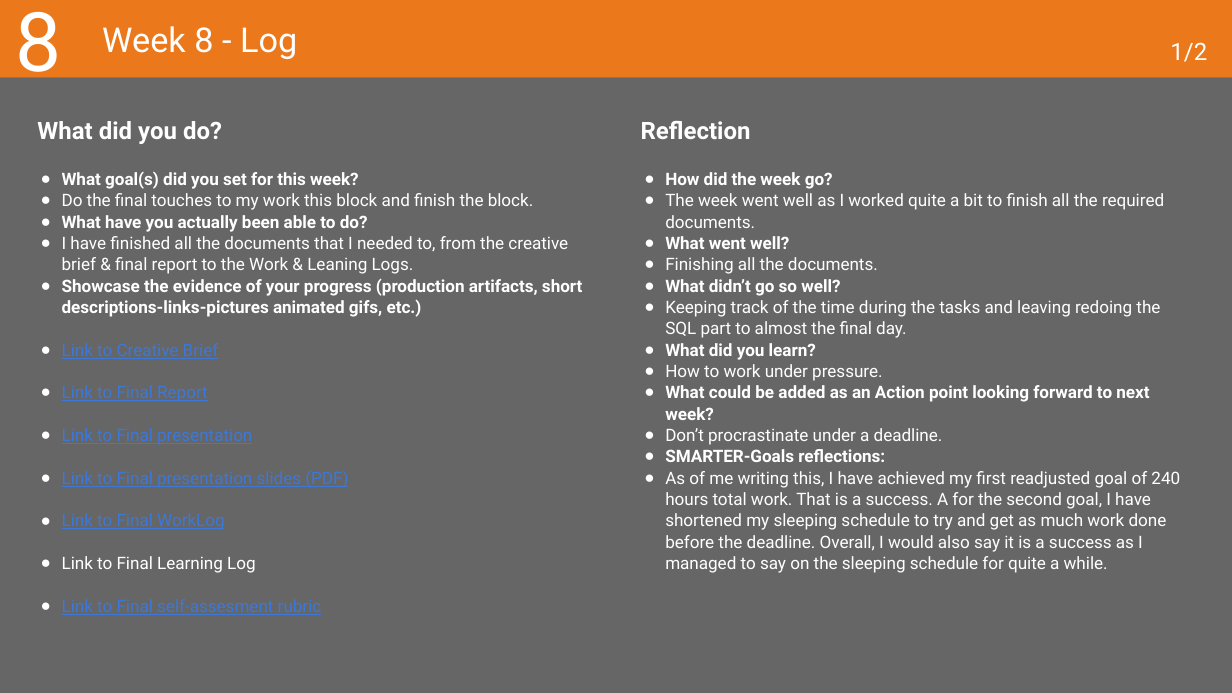
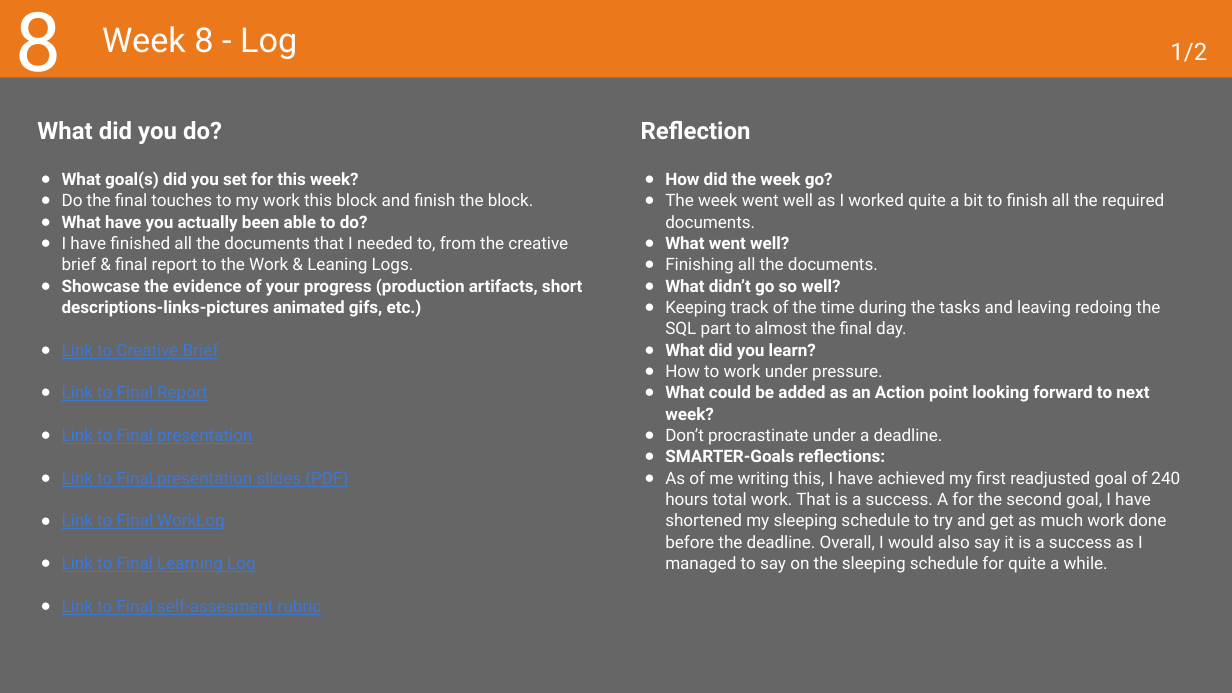
Before and after one commit to MaksBurchard240894/HFG7, a slide deck: slide 23 of Deliverables/Learning Log - Y1B-2024-25_ADSAI.pptx. Drawn at 1232x693 pixels with LibreOffice and Linux fonts; fonts in the diff are those of the drawing. Boxes give left, top, right and bottom in pixels: in the first picture for what was removed or moved away, otherwise in the second. Text is boxed around its words. In the diff, an @@ line names an element or a change of style, - is before the commit and + after.

```diff
--- a/Deliverables/Learning Log - Y1B-2024-25_ADSAI.pptx
+++ b/Deliverables/Learning Log - Y1B-2024-25_ADSAI.pptx
@@ text at (62,556,255,573): text colour #FFFFFF to #3C78D8, underline on in "Link to Final Learning Log" @@
```
Also in this commit, not shown: 1 other file.
